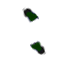
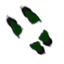
Layered file, before and after one edit (64x64). Changes by layer:
showed group "Group 1 copy 4" (4 layers) over left=4, top=8, right=53, bottom=51
showed group "Group 1 copy 3" (4 layers) over left=6, top=8, right=53, bottom=51
showed group "Group 2 copy 2" (4 layers) over left=10, top=4, right=53, bottom=56
